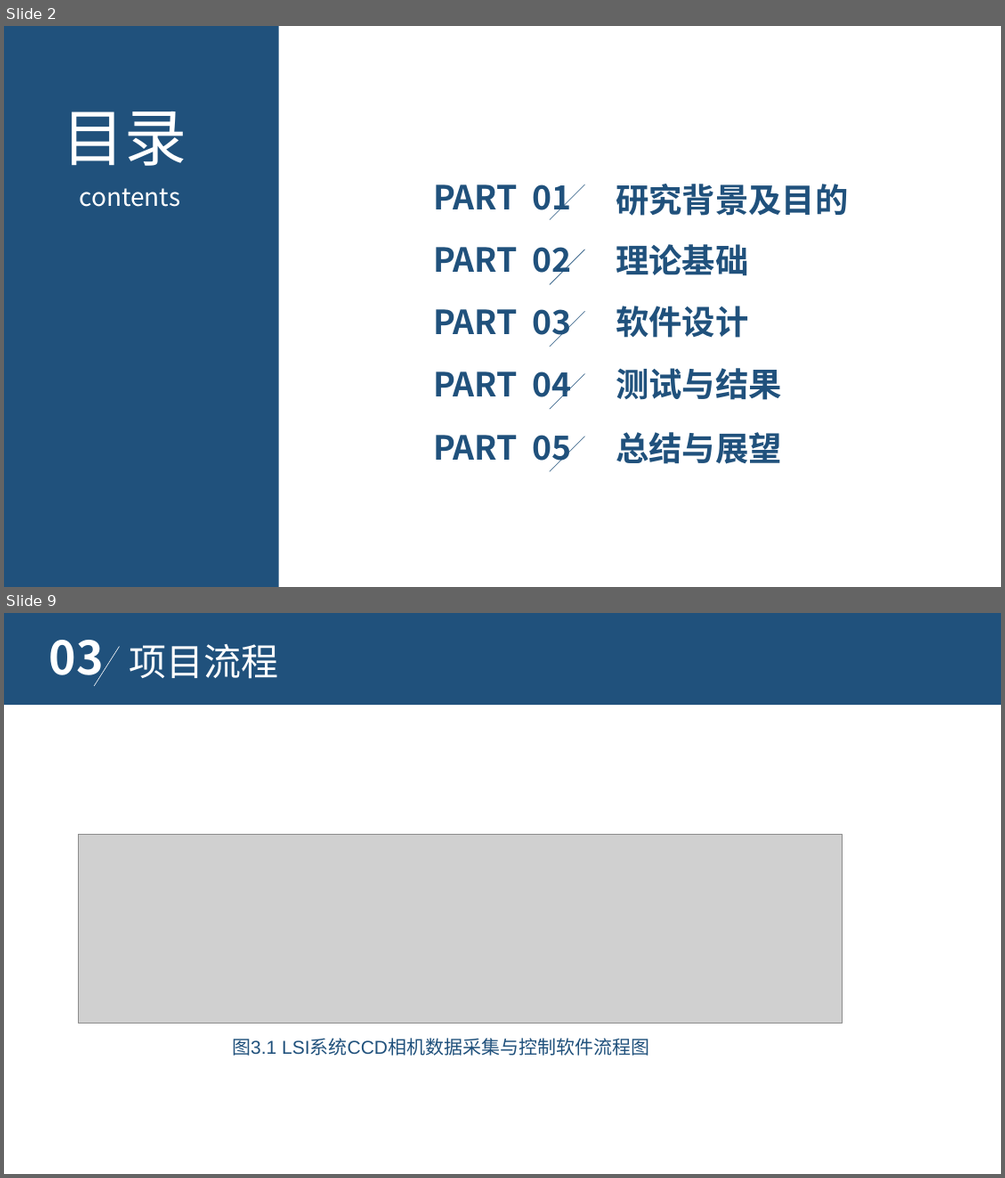
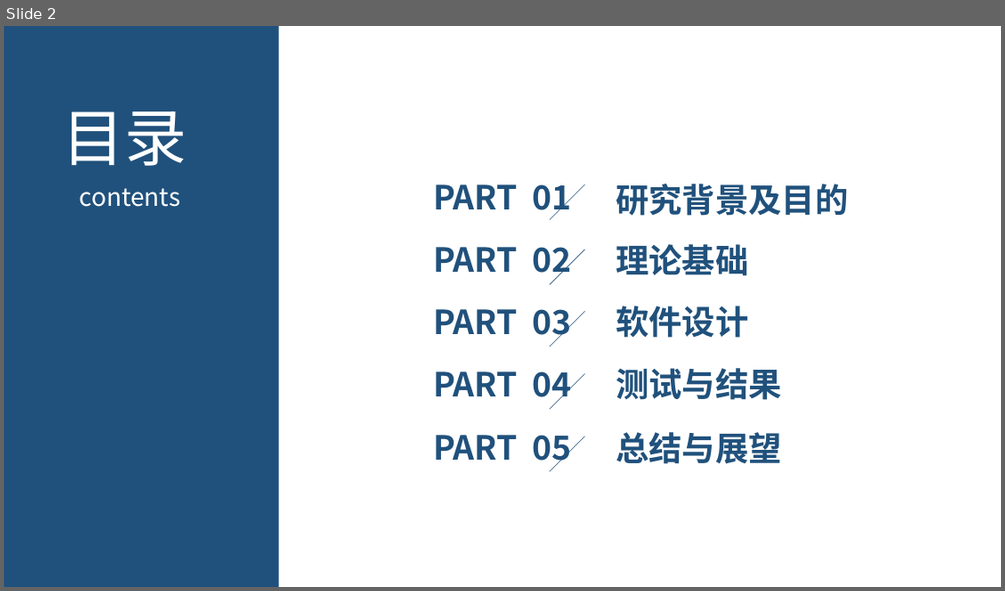
Before and after one commit to aihes/PylonCamera, a slide deck: paper/激光散斑系统CCD相机数据采集控制软件设计.ppt. Shown one above the other, each under a label of ours: slides 2 and 9 before the commit, slide 2 after it; the slides between them are not shown. The pictures are 1005x1178 and 1005x591 pixels, drawn with LibreOffice and Linux fonts; fonts in the diff are those of the drawing; grey boxes stand for pictures; background and template pictures are left out. Boxes give left, top, right and bottom in pixels: in the first picture for what was removed or moved away, otherwise in the second. Text is boxed around its words. In the diff, an @@ line names an element or a change of style, - is before the commit and + after.

```diff
--- a/paper/激光散斑系统CCD相机数据采集控制软件设计.ppt
+++ b/paper/激光散斑系统CCD相机数据采集控制软件设计.ppt
@@ slide 9 removed at [4,613,1001,1174], background picture (left out) @@
@@ rectangle removed at [4,613,1001,705] @@
@@ text removed at [49,640,104,686] @@
-03
@@ line removed from (119, 647) to (94, 686) @@
@@ text removed at [129,644,278,679] @@
-项目流程
@@ picture removed at [79,835,841,1022] @@
@@ text removed at [232,1038,649,1055] @@
-图3.1 LSI系统CCD相机数据采集与控制软件流程图
```
Also in this commit, not shown: 10 slides changed, 2 slides added, 6 other slides removed, 4 other files.
